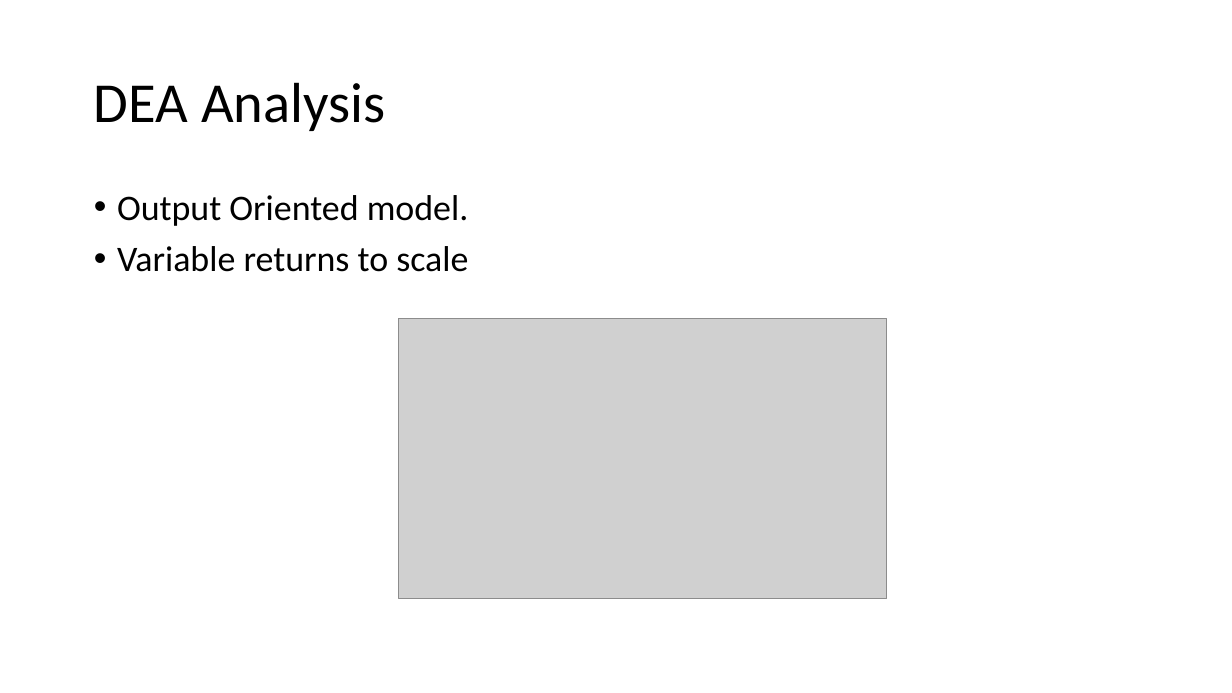
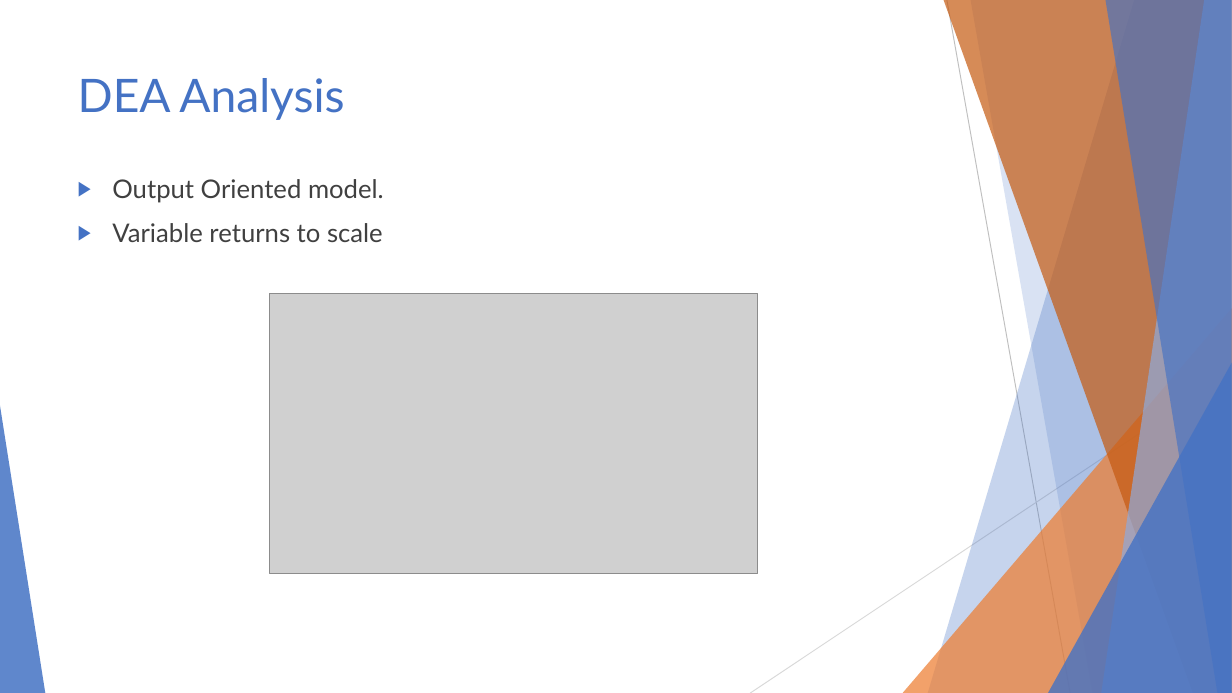
Before and after one commit to AndeyNunes/educationDEA, a slide deck: slide 8 of Project Presentation.pptx. Drawn at 1232x693 pixels with LibreOffice and Linux fonts; fonts in the diff are those of the drawing; grey boxes stand for pictures. Boxes give left, top, right and bottom in pixels: in the first picture for what was removed or moved away, otherwise in the second. Text is boxed around its words. In the diff, an @@ line names an element or a change of style, - is before the commit and + after.

```diff
--- a/Project Presentation.pptx
+++ b/Project Presentation.pptx
@@ title "DEA Analysis": place and size @@
-title "DEA Analysis" at bbox=[94, 82, 385, 131]
+title "DEA Analysis" at bbox=[78, 78, 344, 120]
@@ title "DEA Analysis" at bbox=[78, 78, 344, 120]: size 44 to 36 pt, font Calibri to Lato, text colour #000000 to #4472C4; line spacing 0.9 to 1; vertical alignment middle to top @@
@@ text "Output Oriented model.": place and size @@
-text "Output Oriented model." at bbox=[117, 195, 469, 272]
+text "Output Oriented model." at bbox=[112, 179, 384, 242]
@@ text "Output Oriented model." at bbox=[112, 179, 384, 242]: size 28 to 20 pt, font Calibri to Lato, text colour #000000 to #404040; bullet • to ▶; line spacing 0.9 to 1 @@
@@ picture: place and size @@
-picture at bbox=[399, 318, 887, 599]
+picture at bbox=[270, 293, 758, 574]
@@ group added at bbox=[0, 0, 1232, 693]: 5 freeform shapes, 3 triangles, 2 lines @@
```
Also in this commit, not shown: 16 other slides changed, 3 slides added, 4 slides removed.
